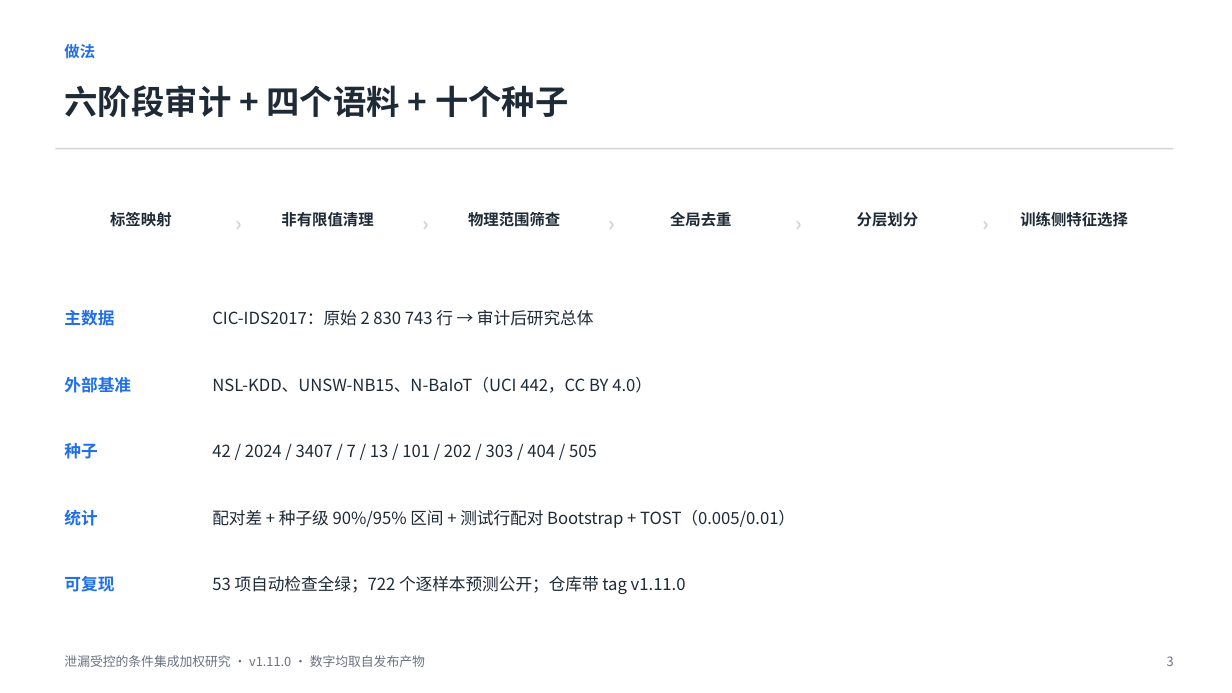
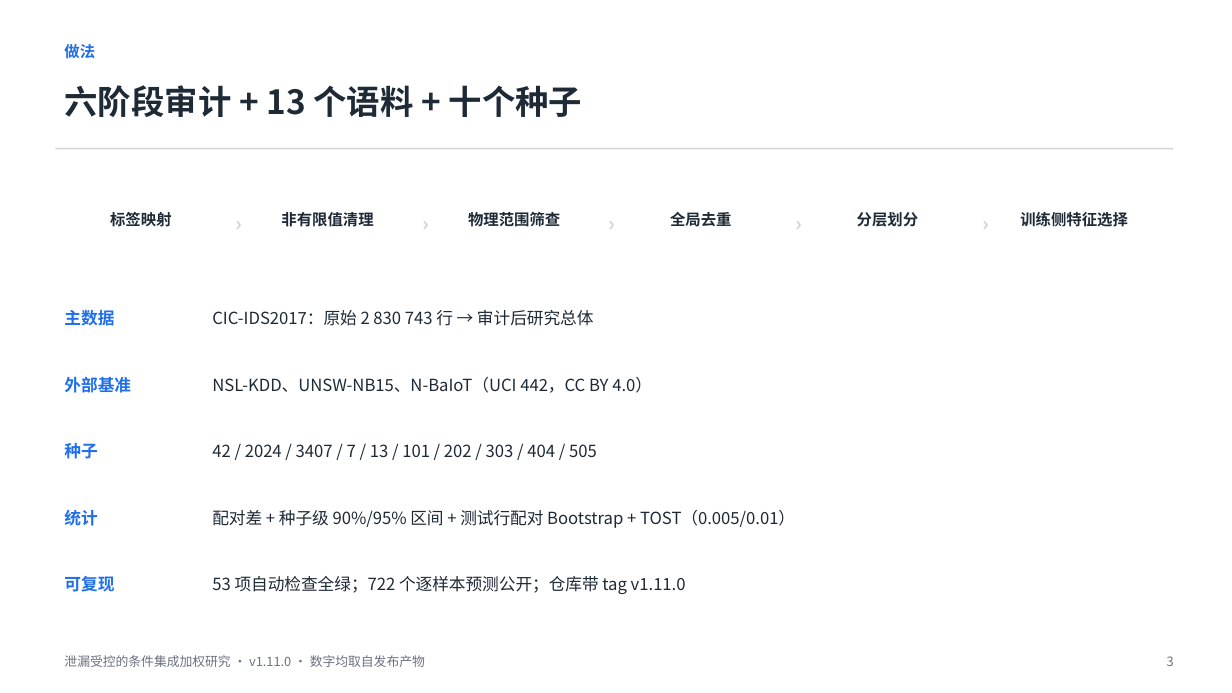
Before and after one commit to linran-muxue/leakage-controlled-nids-study, a slide deck: slide 3 of 重构版论文_v4_20260915/汇报用_论文介绍.pptx. Drawn at 1232x693 pixels with LibreOffice and Linux fonts; fonts in the diff are those of the drawing. Boxes give left, top, right and bottom in pixels: in the first picture for what was removed or moved away, otherwise in the second. Text is boxed around its words. In the diff, an @@ line names an element or a change of style, - is before the commit and + after.

```diff
--- a/重构版论文_v4_20260915/汇报用_论文介绍.pptx
+++ b/重构版论文_v4_20260915/汇报用_论文介绍.pptx
@@ text at (x1=64, y1=85, x2=582, y2=117): text changed @@
-六阶段审计 + 四个语料 + 十个种子
+六阶段审计 + 13 个语料 + 十个种子
```
Also in this commit, not shown: 2 other slides changed, 37 other files.
